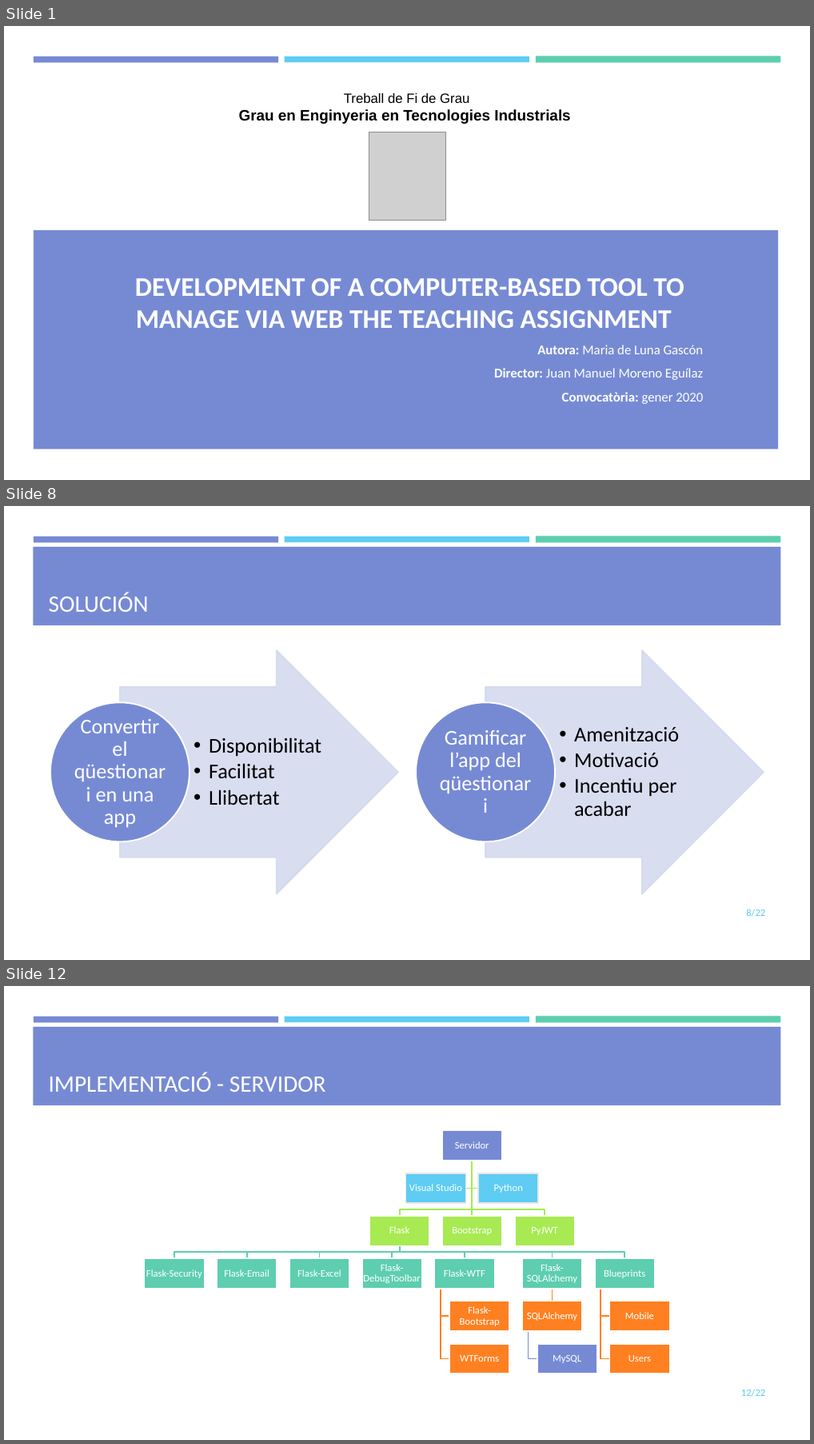
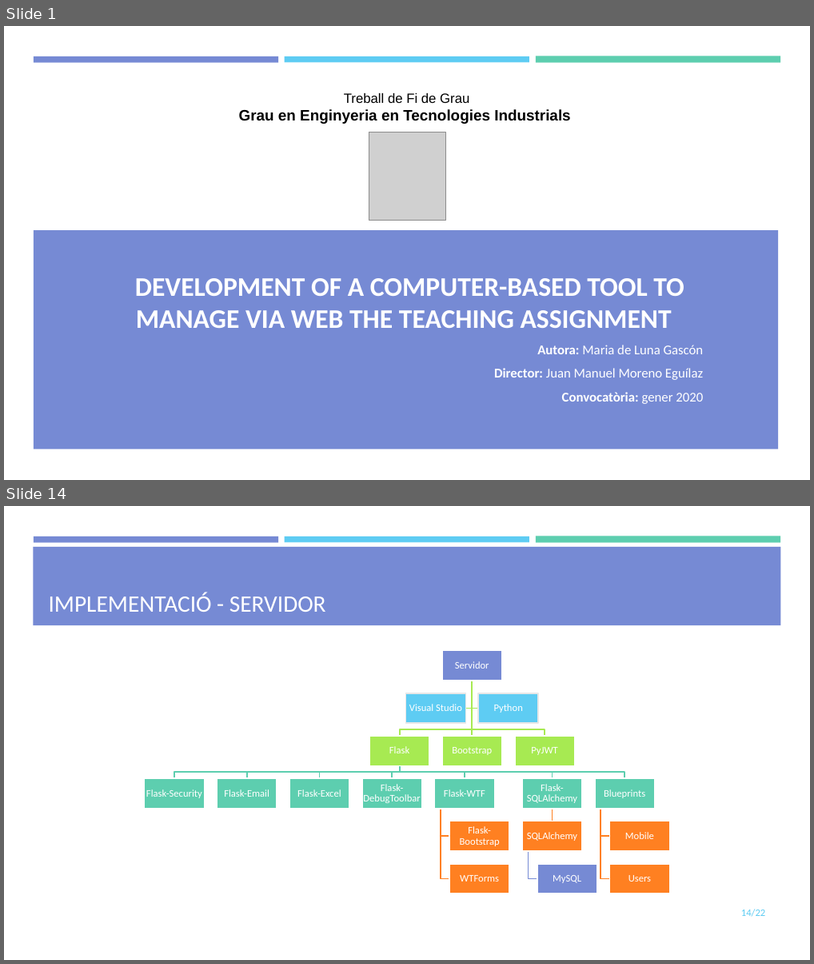
Before and after one commit to mdlunag/tfg, a slide deck: tfg_presentacio.pptx. Shown one above the other, each under a label of ours: slides 1, 8 and 12 before the commit, slides 1 and 14 after it; the slides between them are not shown. The pictures are 814x1444 and 814x964 pixels, drawn with LibreOffice and Linux fonts; fonts in the diff are those of the drawing; grey boxes stand for pictures. Boxes give left, top, right and bottom in pixels: in the first picture for what was removed or moved away, otherwise in the second. Text is boxed around its words. In the diff, an @@ line names an element or a change of style, - is before the commit and + after.

```diff
--- a/tfg_presentacio.pptx
+++ b/tfg_presentacio.pptx
@@ slide 8 removed at bbox=[4, 506, 810, 960], background #FFFFFF; not listed: 4 template elements that a slide beside it also shows @@
@@ title removed at bbox=[49, 592, 149, 612] @@
-SOLUCIÓN
@@ group removed at bbox=[50, 651, 764, 894]: 4 texts, 2 right arrows, 2 ellipses @@
-  •• Disponibilitat
-  •• Facilitat
-  •• Llibertat
-Convertir el qüestionari en una app
-  •• Amenització
-  •• Motivació
-  •• Incentiu per acabar
-Gamificar l’app del qüestionari
@@ page number removed at bbox=[746, 908, 766, 916] @@
-8/22
@@ what was slide 12 is now slide 14 @@
@@ page number at bbox=[742, 908, 766, 916]: text changed @@
-12/22
+14/22
```
Also in this commit, not shown: 4 slides changed, 9 slides added, 6 other slides removed, 2 other files.
